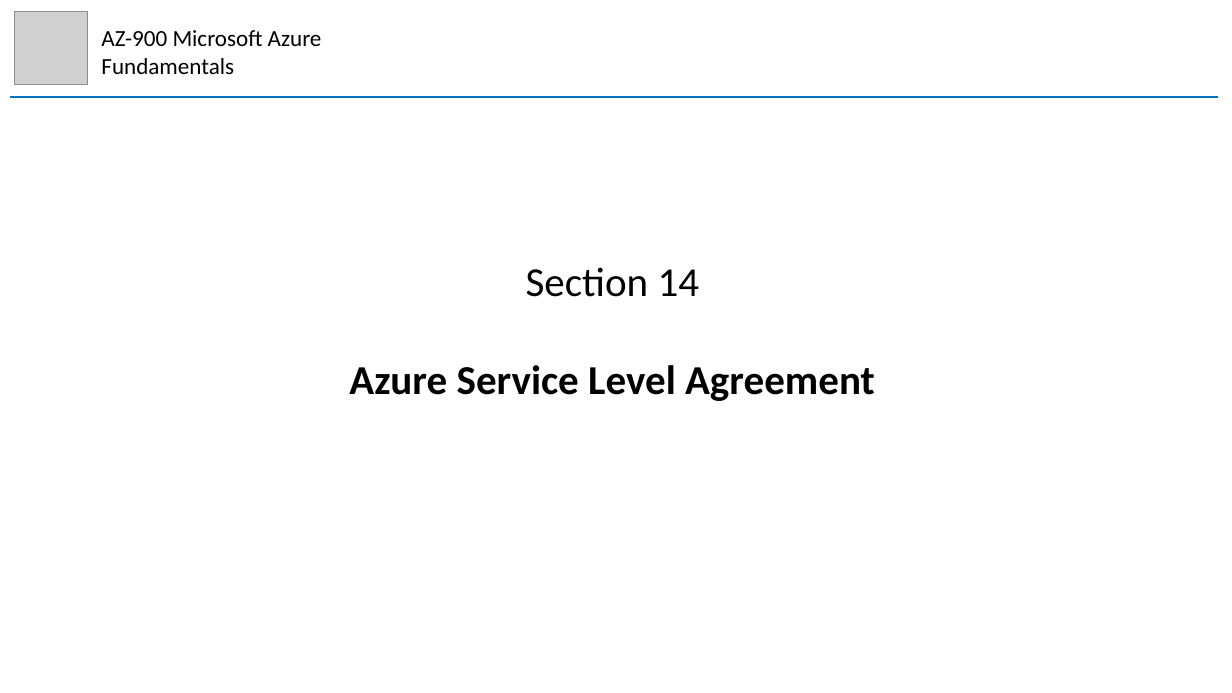
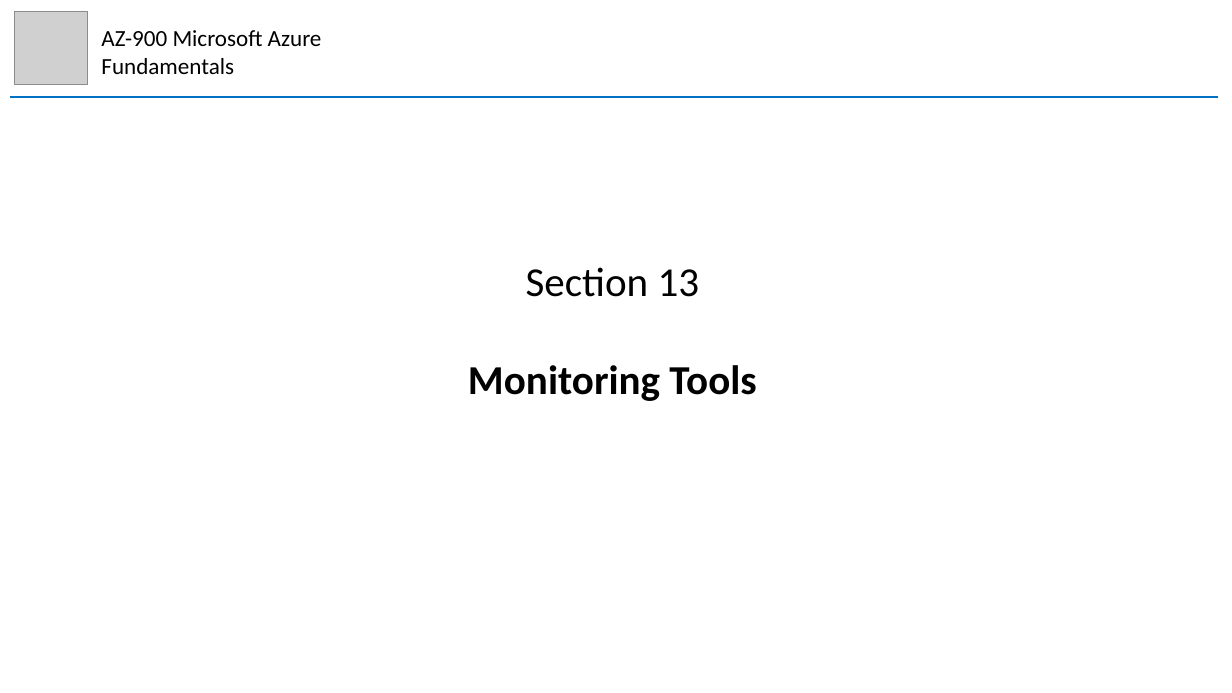
Before and after one commit to mhaythornthwaite/Testing_ML_Algorithms, a slide deck: slide 45 of Azure_AZ-900_Fundamentals/MJH_AZ-900_Azure_Fundamentals_Notes.pptx (slide 41 before the commit). Drawn at 1232x693 pixels with LibreOffice and Linux fonts; fonts in the diff are those of the drawing; grey boxes stand for pictures. Boxes give left, top, right and bottom in pixels: in the first picture for what was removed or moved away, otherwise in the second. Text is boxed around its words. In the diff, an @@ line names an element or a change of style, - is before the commit and + after.

Commit message:
Azure AZ-900 Section 10

```diff
--- a/Azure_AZ-900_Fundamentals/MJH_AZ-900_Azure_Fundamentals_Notes.pptx
+++ b/Azure_AZ-900_Fundamentals/MJH_AZ-900_Azure_Fundamentals_Notes.pptx
@@ text at (468, 267, 756, 401): text changed @@
-Section 14
-Azure Service Level Agreement
+Section 13
+Monitoring Tools
```
Also in this commit, not shown: 4 other slides changed, 5 slides added, 3 slides removed.
